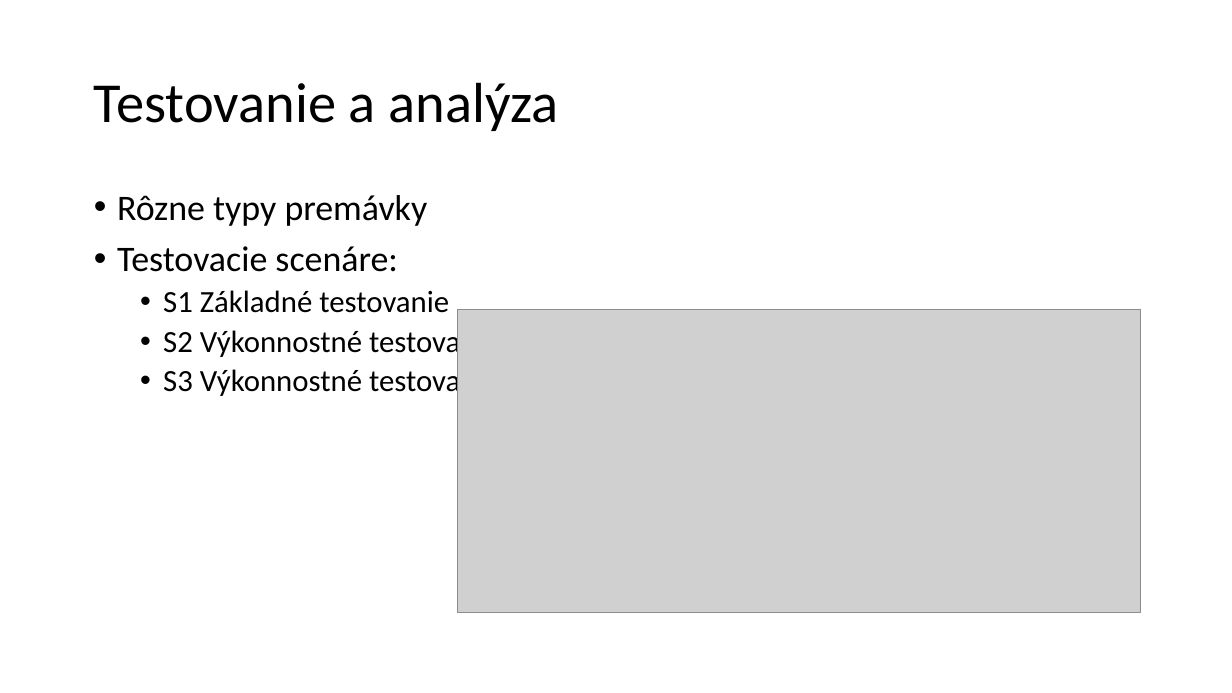
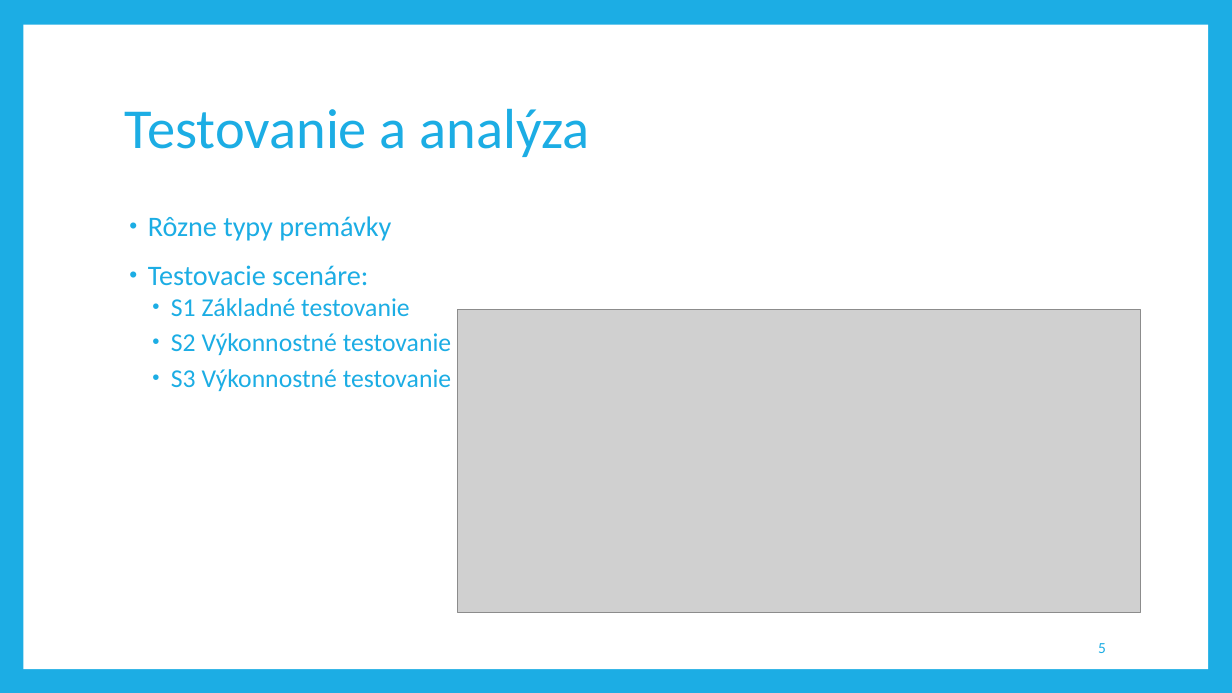
Before and after one commit to aks-2017/semestralne-zadania-semestralne-zadanie-72229-72280-72424, a slide deck: slide 5 of docs/prezentacia.pptx. Drawn at 1232x693 pixels with LibreOffice and Linux fonts; fonts in the diff are those of the drawing; grey boxes stand for pictures. Boxes give left, top, right and bottom in pixels: in the first picture for what was removed or moved away, otherwise in the second. Text is boxed around its words. In the diff, an @@ line names an element or a change of style, - is before the commit and + after.

Commit message:
Add names and theme to prezentacia.pptx

```diff
--- a/docs/prezentacia.pptx
+++ b/docs/prezentacia.pptx
@@ background #FFFFFF to #1CADE4 @@
@@ rectangle added at bbox=[23, 25, 1208, 669], fill #FFFFFF @@
@@ title "Testovanie a analýza": place and size @@
-title "Testovanie a analýza" at bbox=[94, 82, 559, 131]
+title "Testovanie a analýza" at bbox=[125, 108, 590, 157]
@@ title "Testovanie a analýza" at bbox=[125, 108, 590, 157]: text colour #000000 to #1CADE4 @@
@@ text "Rôzne typy premávky": place and size @@
-text "Rôzne typy premávky" at bbox=[117, 195, 499, 400]
+text "Rôzne typy premávky" at bbox=[148, 216, 493, 393]
@@ text "Rôzne typy premávky" at bbox=[148, 216, 493, 393]: size 28 to 22 pt in "Rôzne typy premávky", "Testovacie scenáre:"; text colour #000000 to #1CADE4; size 24 to 20 pt in "S1 Základné testovanie", "S2 Výkonnostné testovanie bez DTD", "S3 Výkonnostné testovanie s DTD"; indent changed; more space between paragraphs @@
@@ page number added at bbox=[1098, 643, 1106, 653], 12 pt, text #1CADE4 @@
+5
```
Also in this commit, not shown: 9 other slides changed.
